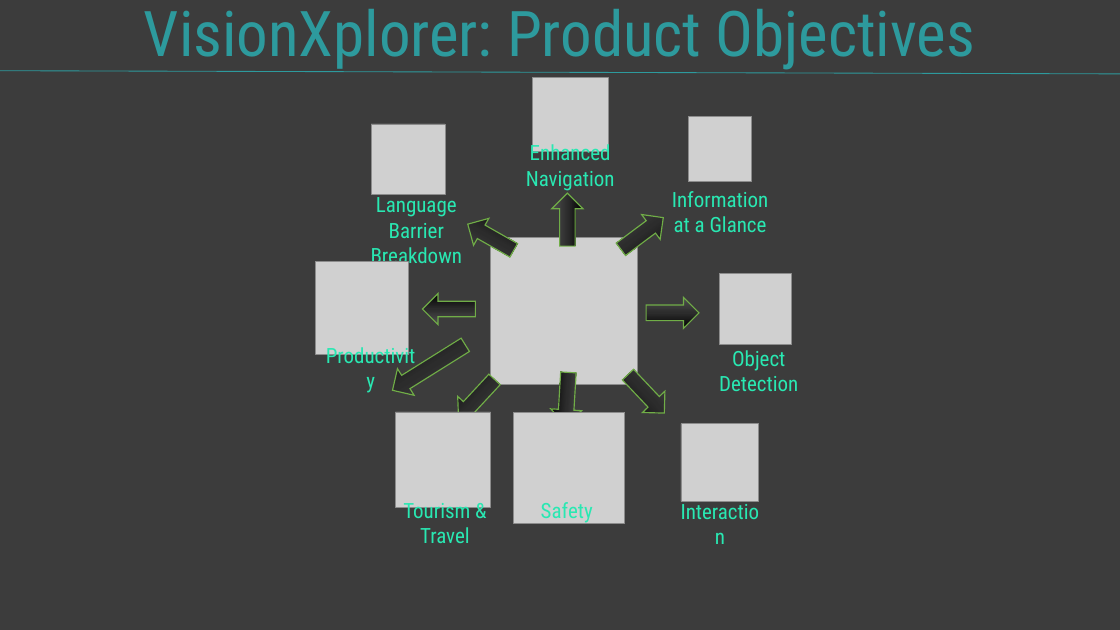
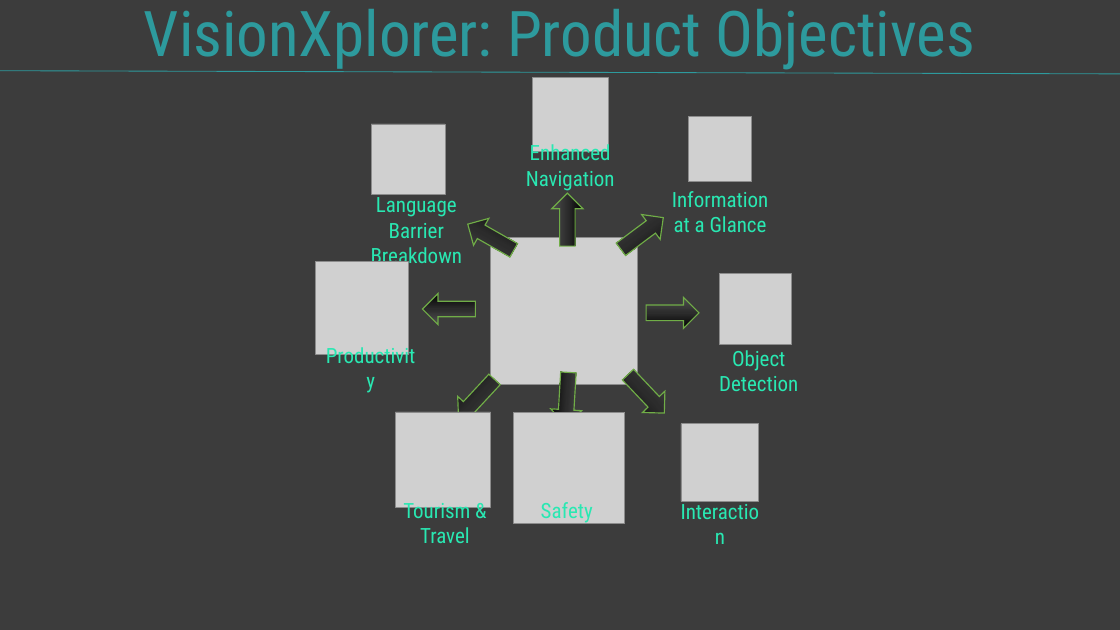
Before and after one commit to Soumyajit01/VisionXplorer, a slide deck: slide 3 of visionXplorer ppt files/visionXplorer.pptx. Drawn at 1120x630 pixels with LibreOffice and Linux fonts; fonts in the diff are those of the drawing; grey boxes stand for pictures. Boxes give left, top, right and bottom in pixels: in the first picture for what was removed or moved away, otherwise in the second. Text is boxed around its words. In the diff, an @@ line names an element or a change of style, - is before the commit and + after.

```diff
--- a/visionXplorer ppt files/visionXplorer.pptx
+++ b/visionXplorer ppt files/visionXplorer.pptx
@@ right arrow removed at <box>385,332,474,403</box> @@
```
Also in this commit, not shown: 1 other slide changed.
